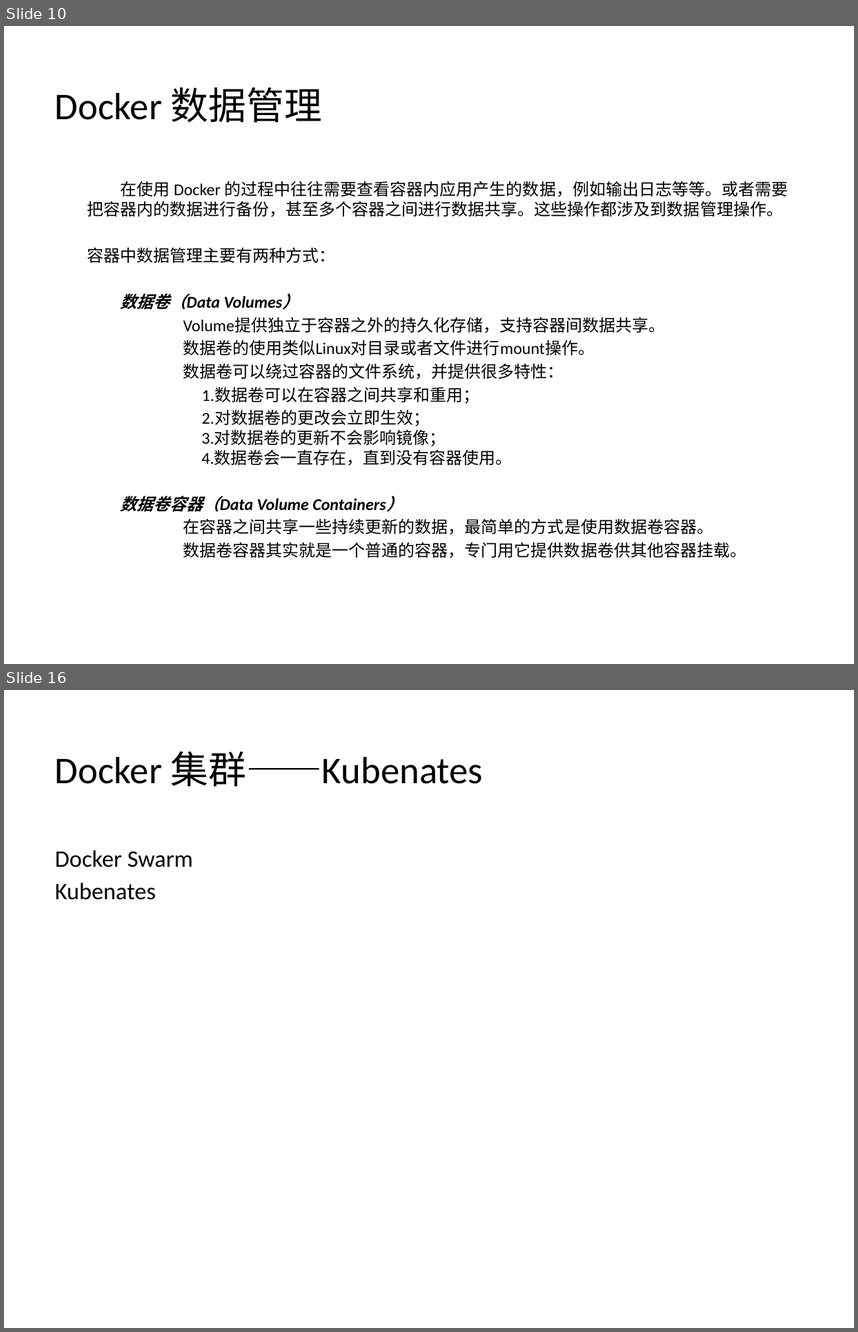
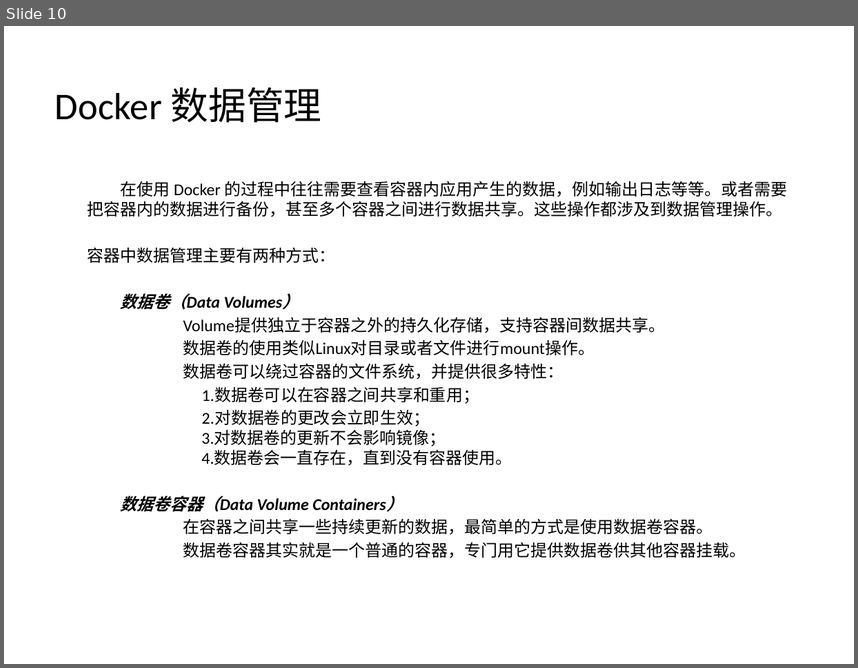
Before and after one commit to Yommmm/DesignPatterns, a slide deck: Docker基础与简单应用.pptx. Shown one above the other, each under a label of ours: slides 10 and 16 before the commit, slide 10 after it; the slides between them are not shown. The pictures are 858x1332 and 858x668 pixels, drawn with LibreOffice and Linux fonts; fonts in the diff are those of the drawing. Boxes give left, top, right and bottom in pixels: in the first picture for what was removed or moved away, otherwise in the second. Text is boxed around its words. In the diff, an @@ line names an element or a change of style, - is before the commit and + after.

```diff
--- a/Docker基础与简单应用.pptx
+++ b/Docker基础与简单应用.pptx
@@ slide 16 removed at (4,690,854,1328), background #FFFFFF @@
@@ title removed at (55,751,484,787) @@
-Docker 集群——Kubenates
@@ text removed at (55,850,193,900) @@
-Docker Swarm
-Kubenates
```
Also in this commit, not shown: 5 slides changed, 1 slide added, 3 other slides removed.
